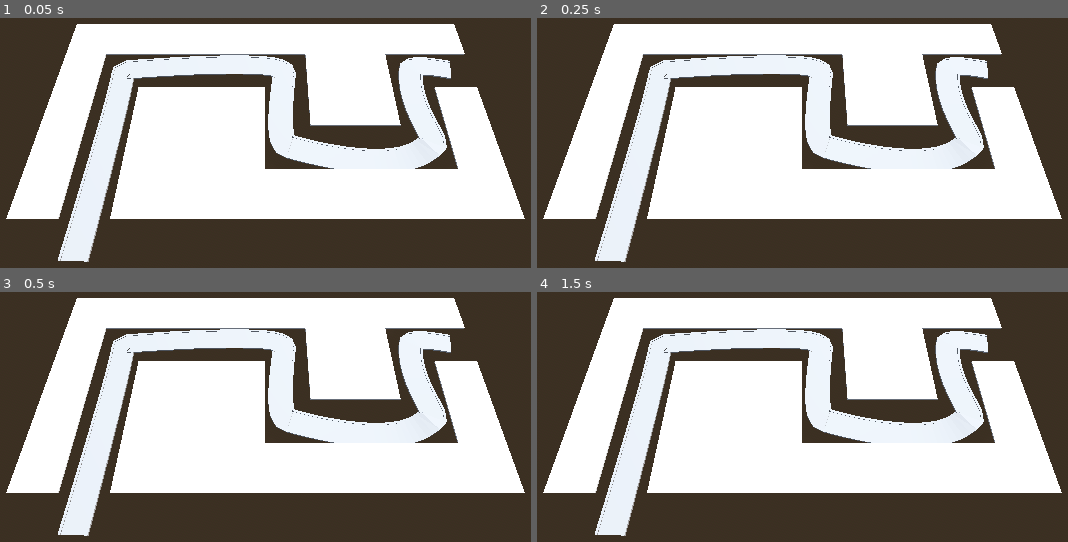
Above: before the commit, frames 1-4 (two rows, left to right).
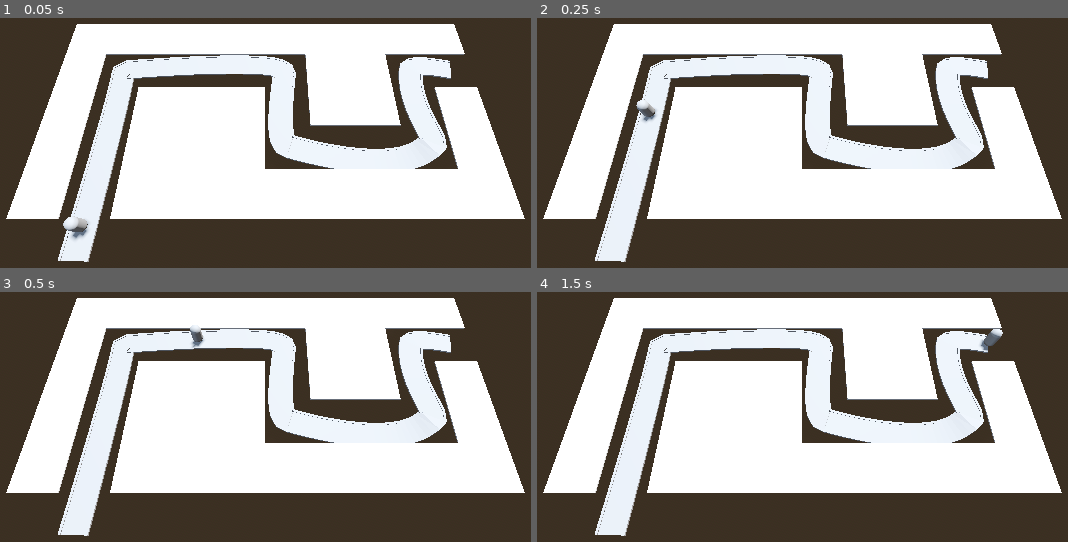
Above: after the commit, the same moments.

Repository: EsbenNyboe/TowerDefense
Game: Godot game, scene res://BaseLevel.tscn
Same seed, same stepped clock (60 frames per second), same inputs: the game is played once before the commit and once after it.
Inputs:
- Up to frame 1 (0.05 s): no input
- Up to frame 2 (0.25 s): no input
- Up to frame 3 (0.5 s): no input
- Up to frame 4 (1.5 s): no input

The runs differ from the first frame. In frame 1, 0.3% of the frame differs, in the area x 11-17%, y 79-90%; in frame 2, 0.2%; in frame 3, 0.2%; in frame 4, 0.2%.

Commit message:
Movement with PathFollow3D

Diff:
--- a/barbarianblaster/BaseLevel.tscn
+++ b/barbarianblaster/BaseLevel.tscn
@@ -1,6 +1,7 @@
-[gd_scene load_steps=6 format=3 uid="uid://3hglmvlcgt28"]
+[gd_scene load_steps=7 format=3 uid="uid://3hglmvlcgt28"]
 
 [ext_resource type="MeshLibrary" uid="uid://fc40di53ut7g" path="res://MeshLibraries/SpaceLibrary.tres" id="1_lvb7b"]
+[ext_resource type="PackedScene" uid="uid://c3e07dhjrjxq4" path="res://enemy.tscn" id="2_5x8ra"]
 
 [sub_resource type="ProceduralSkyMaterial" id="ProceduralSkyMaterial_dq0bh"]
 sky_horizon_color = Color(0.662243, 0.671743, 0.686743, 1)
@@ -91,3 +92,6 @@
 path_continuous_u = true
 path_u_distance = 1.0
 path_joined = false
+
+[node name="Enemy" parent="Path3D" instance=ExtResource("2_5x8ra")]
+transform = Transform3D(0.99996, 0, -0.00705857, 0, 0.99999, 0, 0.00705853, 0, 0.999965, -14, 0, 19)
--- /dev/null
+++ b/barbarianblaster/enemy.gd
@@ -0,0 +1,6 @@
+extends PathFollow3D
+
+@export var speed: float = 2.5
+
+func _process(delta: float) -> void:
+	progress += delta * speed
--- /dev/null
+++ b/barbarianblaster/enemy.tscn
@@ -0,0 +1,15 @@
+[gd_scene load_steps=3 format=3 uid="uid://c3e07dhjrjxq4"]
+
+[ext_resource type="Script" uid="uid://cnpqeksbsdt3g" path="res://enemy.gd" id="1_7k104"]
+
+[sub_resource type="CapsuleMesh" id="CapsuleMesh_o2j4u"]
+
+[node name="Enemy" type="PathFollow3D"]
+transform = Transform3D(0.99996, 0, -0.00705857, 0, 0.99999, 0, 0.00705853, 0, 0.999965, 0, 0, 0)
+loop = false
+script = ExtResource("1_7k104")
+speed = 48.73
+
+[node name="MeshInstance3D" type="MeshInstance3D" parent="."]
+transform = Transform3D(1, 0, 0, 0, 1, 0, 0, 0, 1, 0, 1, 0)
+mesh = SubResource("CapsuleMesh_o2j4u")
Not shown, added: barbarianblaster/enemy.gd.uid
